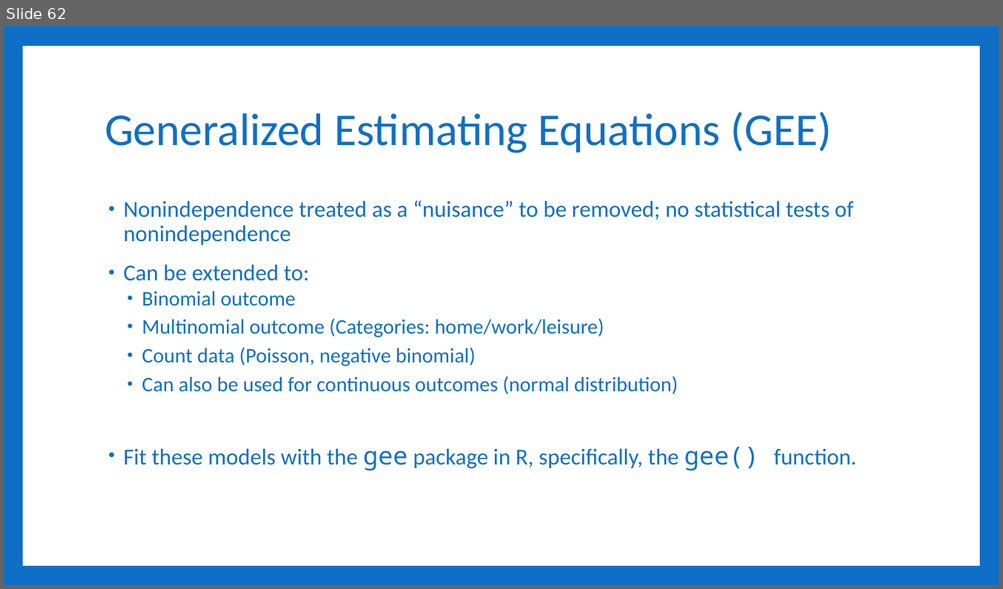
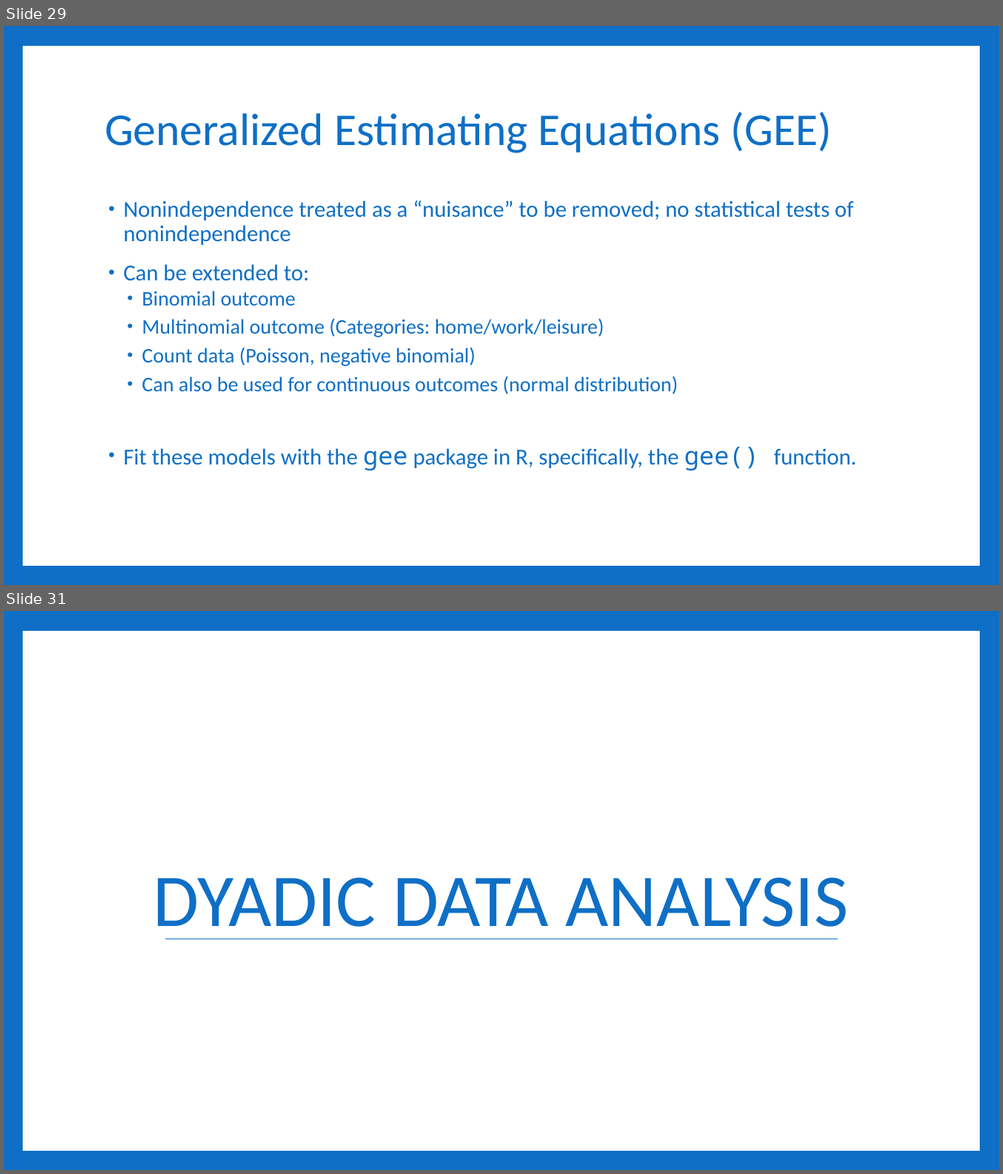
Before and after one commit to RandiLGarcia/smith-r-workshop, a slide deck: docs/Day 3 Slides.pptx. Shown one above the other, each under a label of ours: slide 62 before the commit, slides 29 and 31 after it; the slides between them are not shown. The pictures are 1003x589 and 1003x1174 pixels, drawn with LibreOffice and Linux fonts; fonts in the diff are those of the drawing. Boxes give left, top, right and bottom in pixels: in the first picture for what was removed or moved away, otherwise in the second. Text is boxed around its words. In the diff, an @@ line names an element or a change of style, - is before the commit and + after.

```diff
--- a/docs/Day 3 Slides.pptx
+++ b/docs/Day 3 Slides.pptx
@@ slide 31 added at <box>4,611,999,1170</box>, background #0F6FC6; not listed: 1 template element that a slide beside it also shows @@
@@ title added at <box>153,877,848,940</box>, 72 pt, text #0F6FC6 @@
+DYADIC DATA ANALYSIS
@@ line added from (166, 940) to (837, 940), #0F6FC6 0.79 pt @@
@@ what was slide 62 is now slide 29 @@
```
Also in this commit, not shown: 2 slides changed, 22 other slides added, 60 slides removed, 33 other files.
